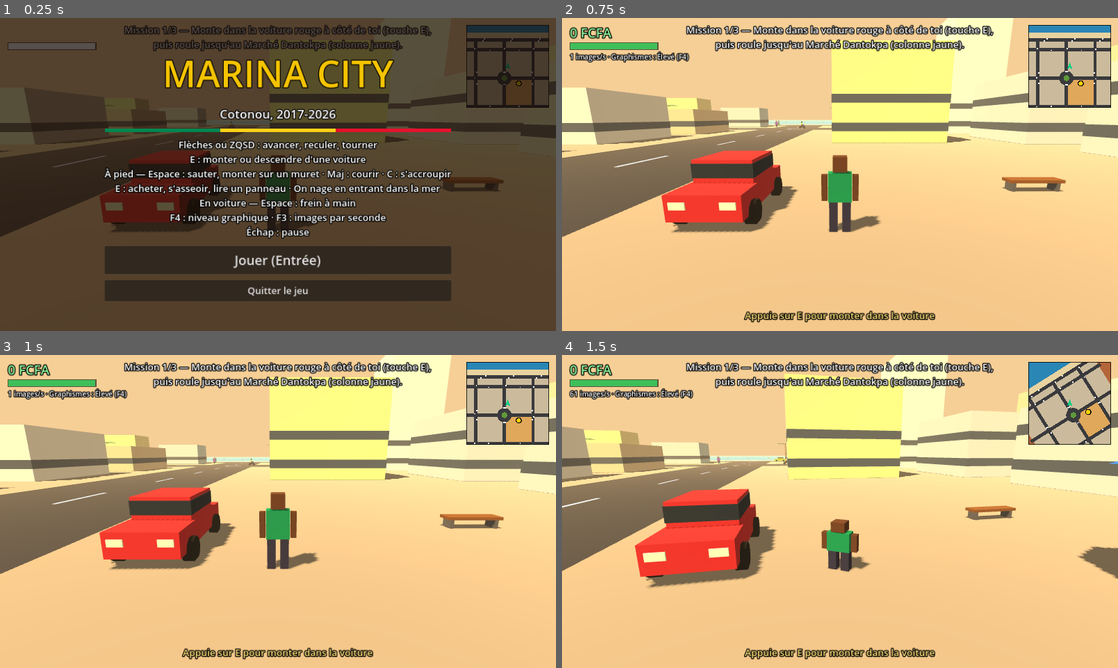
Above: before the commit, frames 1-4 (two rows, left to right).
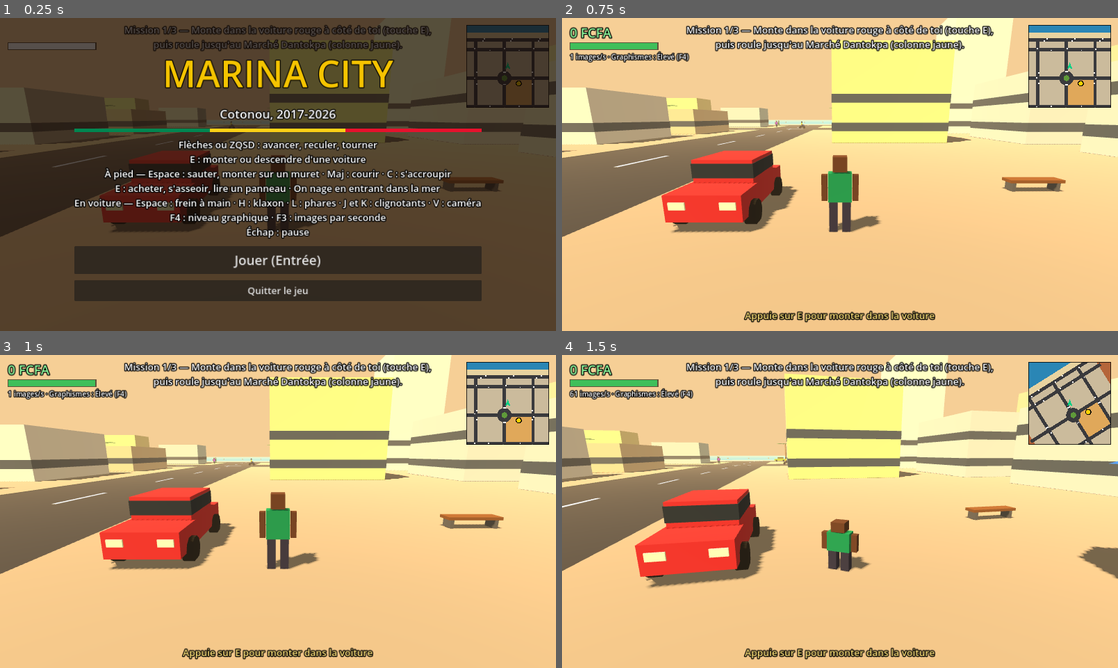
Above: after the commit, the same moments.

Repository: Yard24/Cotonou-city
Game: Godot game, scene res://main.tscn
The game is run twice, just before and just after one commit, with the same random seed, the same clock (stepped at 60 frames per second) and the same inputs.
Inputs:
- Up to frame 1 (0.25 s): no input
- Up to frame 2 (0.75 s): click "Jouer (Entrée)" at 0.5 s
- Up to frame 3 (1 s): no input
- Up to frame 4 (1.5 s): tap Enter (ui_accept) at 1.25 s; hold D (right) from 1.28 s (still down); hold C (crouch) from 1.28 s (still down)

The runs differ from the first frame. In frame 1, 3.3% of the frame differs, in the area x 13-87%, y 35-91%; in frame 2, nothing differs; in frame 3, nothing differs; in frame 4, nothing differs.

Commit message:
Phares, clignotants, klaxon, caméras de conduite ; santé du conducteur dans les chocs ; soins après évanouissement
Co-Authored-By: Claude Fable 5.2 <noreply@anthropic.com>
Claude-Session: https://claude.ai/code/session_015ZX5cPyHwNffcXzy9P4RRD

Diff:
--- a/scripts/car.gd
+++ b/scripts/car.gd
@@ -27,6 +27,7 @@
 var prev_heading := 0.0
 # dégâts visibles : 0 = neuf, 100 = épave roulante (jamais d'explosion, décision 57)
 const DEGATS_SEUILS := [25.0, 50.0, 80.0]
+const CHOC_SANS_MAL := 10.0   # m/s perdus d'un coup sans blessure pour le conducteur
 var damage := 0.0
 var dmg_stage := 0
 var hit_front := false
@@ -38,6 +39,9 @@
 var smoke: CPUParticles3D
 var smoke_mat: StandardMaterial3D
 var main_ref
+var fx = preload("res://scripts/car_fx.gd").new()   # feux, clignotants, klaxon
+var acc_long := 0.0   # accélération mesurée (m/s²), < 0 quand on freine
+var yaw_rate := 0.0   # vitesse de rotation (rad/s), > 0 vers la gauche
 var col := Color.WHITE
 
 func setup(main, color: Color, taxi: bool, is_moto: bool) -> void:
@@ -74,6 +78,7 @@
 			lights_r.append(main.box(Vector3(0.42, 0.18, 0.06), Color("aa0000"), Vector3(sx, 0.84, -2.21), body))
 		for p in [Vector3(-1, 0.38, 1.4), Vector3(1, 0.38, 1.4), Vector3(-1, 0.38, -1.4), Vector3(1, 0.38, -1.4)]:
 			wheels.append(_wheel(main, p, 0.38, 0.3))
+	fx.setup(self, main)
 
 func _wheel(main, pos: Vector3, r: float, w: float) -> Node3D:
 	var pivot := Node3D.new()
@@ -117,7 +122,7 @@
 	heading = q.z
 	rotation.y = heading
 
-func ai_step(delta: float, blocked: bool) -> void:
+func ai_step(delta: float, blocked: bool, by_player := false) -> void:
 	var tgt := 0.0 if blocked else vmax
 	speed += (tgt - speed) * min(1.0, delta * (7.0 if blocked else 1.4))
 	dist += speed * delta
@@ -127,6 +132,7 @@
 	rotation.y = heading
 	_spin(delta)
 	_susp(delta)
+	fx.ai(delta, blocked, by_player)
 
 func drive(delta: float) -> void:
 	var brake := Input.is_action_pressed("brake")
@@ -171,10 +177,16 @@
 	global_position.y = 0
 	_spin(delta)
 	_susp(delta)
+	fx.braking = brake or (speed > 0.5 and Input.is_action_pressed("down")) or (speed < -0.5 and Input.is_action_pressed("up"))
+	if Input.is_action_pressed("horn"):
+		fx.honk(0.12)
+	fx.step(delta)
 
 func idle(delta: float) -> void:
 	speed = move_toward(speed, 0.0, 12.0 * delta)
 	_susp(delta)
+	fx.braking = false
+	fx.step(delta)
 
 func _spin(delta: float) -> void:
 	for w in wheels:
@@ -191,6 +203,8 @@
 	var yaw: float = angle_difference(prev_heading, heading) / dt
 	prev_speed = speed
 	prev_heading = heading
+	acc_long = acc
+	yaw_rate = yaw
 	if moto:
 		return   # l'inclinaison de la moto sera faite avec la conduite moto
 	var lat: float = clamp(speed * yaw, -25.0, 25.0)
@@ -226,6 +240,9 @@
 	else:
 		hit_rear = true
 	bounce_v -= min(impact, 20.0) * 0.03
+	# le conducteur encaisse les gros chocs : rien sous 36 km/h perdus, puis 2 points par m/s
+	if main_ref.cur_car == self and impact > CHOC_SANS_MAL:
+		main_ref.crash_hurt((impact - CHOC_SANS_MAL) * 2.0)
 	_show_damage()
 
 func repair() -> void:
--- /dev/null
+++ b/scripts/car_fx.gd
@@ -0,0 +1,176 @@
+extends RefCounted
+# Feux, clignotants et klaxon d'un véhicule (un objet par véhicule).
+# Côté gauche du véhicule = +X local (l'avant est +Z).
+
+const BLINK_HZ := 1.5       # battements par seconde
+const BLINK_STOP := 1.2     # le clignotant s'éteint seul après 70° de virage environ
+const HORN_RANGE := 14.0    # les passants sursautent dans ce rayon
+static var lum := {}
+static var horn_stream: AudioStreamWAV
+
+var car
+var m
+var lights_on := false
+var blink := 0              # 1 gauche, -1 droite, 0 éteint
+var blink_t := 0.0
+var blink_h0 := 0.0
+var blink_lit := false
+var braking := false
+var brake_shown := false
+var ind := {1: [], -1: []}
+var spot: SpotLight3D
+var horn_on := false
+var horn_t := 0.0
+var horn_cool := 0.0
+var honks := 0
+var blocked_t := 0.0
+var ai_blink_t := 0.0
+var horn_player: AudioStreamPlayer3D
+
+# Matière lumineuse (non éclairée) partagée entre tous les véhicules.
+static func lum_mat(c: Color) -> StandardMaterial3D:
+	var k := c.to_html()
+	if not lum.has(k):
+		var mt := StandardMaterial3D.new()
+		mt.albedo_color = c
+		mt.shading_mode = BaseMaterial3D.SHADING_MODE_UNSHADED
+		lum[k] = mt
+	return lum[k]
+
+func setup(c, main) -> void:
+	car = c
+	m = main
+	if car.moto:
+		return
+	for side in [1, -1]:
+		for z in [2.21, -2.21]:
+			var b = m.box(Vector3(0.16, 0.2, 0.07), Color("ff9a00"), Vector3(side * 0.92, 0.83, z), car.body)
+			b.material_override = lum_mat(Color("ffa200"))
+			b.visible = false
+			ind[side].append(b)
+
+# ---------------- phares ----------------
+func toggle_lights() -> void:
+	set_lights(not lights_on)
+
+func set_lights(on: bool) -> void:
+	lights_on = on
+	if car.moto:
+		return
+	for l in car.lights_f:
+		l.material_override = lum_mat(Color("fffbe0")) if on else m.mat(Color("fff6c0"))
+	_spot()
+
+# Un vrai faisceau seulement pour la voiture du joueur (une lumière coûte cher au niveau Bas).
+func _spot() -> void:
+	var want: bool = lights_on and m.cur_car == car and not car.moto and (car.lights_f[0].visible or car.lights_f[1].visible)
+	if want and spot == null:
+		spot = SpotLight3D.new()
+		spot.position = Vector3(0, 0.95, 2.3)
+		spot.rotation = Vector3(-0.12, PI, 0)
+		spot.spot_range = 32.0
+		spot.spot_angle = 38.0
+		spot.light_energy = 2.2
+		spot.light_color = Color("fff3c8")
+		spot.shadow_enabled = false
+		car.body.add_child(spot)
+	if spot != null:
+		spot.visible = want
+
+# ---------------- clignotants ----------------
+# Même touche une seconde fois : on éteint. L'autre touche : on change de côté.
+func set_blink(side: int) -> void:
+	blink = 0 if side == blink else side
+	blink_t = 0.0
+	blink_h0 = car.heading
+	_show_blink()
+
+func _show_blink() -> void:
+	blink_lit = blink != 0 and fmod(blink_t * BLINK_HZ, 1.0) < 0.5
+	for side in ind:
+		for b in ind[side]:
+			b.visible = blink_lit and side == blink
+
+# ---------------- klaxon ----------------
+func honk(secs: float) -> void:
+	if not horn_on:
+		honks += 1
+		if horn_player == null:
+			horn_player = AudioStreamPlayer3D.new()
+			horn_player.stream = _horn()
+			horn_player.unit_size = 14.0
+			horn_player.max_distance = 90.0
+			horn_player.pitch_scale = 1.25 if car.moto else 1.0
+			car.add_child(horn_player)
+		horn_player.play()
+	horn_on = true
+	horn_t = max(horn_t, secs)
+
+# Son fabriqué par le code : deux notes mêlées, comme un klaxon de voiture.
+static func _horn() -> AudioStreamWAV:
+	if horn_stream == null:
+		var rate := 22050
+		var n := 2205   # 0,1 s : 42 et 53 périodes entières, la boucle ne claque pas
+		var data := PackedByteArray()
+		data.resize(n * 2)
+		for i in n:
+			var t := float(i) / rate
+			var v := 0.0
+			for f in [420.0, 530.0]:
+				v += sin(TAU * f * t) + 0.5 * sin(TAU * 2.0 * f * t) + 0.3 * sin(TAU * 3.0 * f * t)
+			data.encode_s16(i * 2, int(clamp(v * 0.2, -1.0, 1.0) * 32000.0))
+		horn_stream = AudioStreamWAV.new()
+		horn_stream.format = AudioStreamWAV.FORMAT_16_BITS
+		horn_stream.mix_rate = rate
+		horn_stream.stereo = false
+		horn_stream.data = data
+		horn_stream.loop_mode = AudioStreamWAV.LOOP_FORWARD
+		horn_stream.loop_begin = 0
+		horn_stream.loop_end = n
+	return horn_stream
+
+# ---------------- à chaque image ----------------
+func step(delta: float) -> void:
+	if horn_on:
+		horn_t -= delta
+		if horn_t <= 0.0:
+			horn_on = false
+			horn_player.stop()
+	horn_cool = max(0.0, horn_cool - delta)
+	if car.moto:
+		return
+	if blink != 0:
+		blink_t += delta
+		if angle_difference(blink_h0, car.heading) * blink > BLINK_STOP:
+			blink = 0
+		_show_blink()
+	if braking != brake_shown:
+		brake_shown = braking
+		for l in car.lights_r:
+			l.material_override = lum_mat(Color("ff2a1a")) if braking else m.mat(Color("aa0000"))
+	if spot != null and spot.visible and m.cur_car != car:
+		spot.visible = false
+
+# Circulation : feux stop quand elle freine, clignotant quand elle tourne,
+# et un coup de klaxon de temps en temps si le joueur la bloque (rare, décision 59).
+func ai(delta: float, blocked: bool, by_player: bool) -> void:
+	braking = blocked or car.acc_long < -1.5
+	if not car.moto:
+		var side := 0
+		if abs(car.yaw_rate) > 0.3 and car.speed > 1.0:
+			side = 1 if car.yaw_rate > 0.0 else -1
+			ai_blink_t = 0.7
+		elif ai_blink_t > 0.0:
+			ai_blink_t -= delta
+			side = blink
+		if side != blink:
+			blink = side
+			blink_t = 0.0
+			blink_h0 = car.heading - side * 10.0   # pas d'arrêt automatique
+		elif blink != 0:
+			blink_h0 = car.heading
+	blocked_t = blocked_t + delta if by_player else 0.0
+	if blocked_t > 3.0 and horn_cool <= 0.0:
+		honk(0.45)
+		horn_cool = 14.0
+	step(delta)
--- a/scripts/hud.gd
+++ b/scripts/hud.gd
@@ -93,7 +93,7 @@
 	vb.add_child(flag)
 	var help: Label = m.label(22, Color.WHITE)
 	help.horizontal_alignment = HORIZONTAL_ALIGNMENT_CENTER
-	help.text = "Flèches ou ZQSD : avancer, reculer, tourner\nE …(186 unchanged characters)…  mer\nEn voiture — Espace : frein à main\nF4 : niveau graphique · F3 : images par seconde\nÉchap : pause"
+	help.text = "Flèches ou ZQSD : avancer, reculer, tourner\nE …(186 unchanged characters)…  mer\nEn voiture — Espace : frein à main · H : klaxon · L : phares · J et K : clignotants · V : caméra\nF4 : niveau graphique · F3 : images par seconde\nÉchap : pause"
 	vb.add_child(help)
 	m.menu_play = Button.new()
 	m.menu_play.add_theme_font_size_override("font_size", 30)
--- a/scripts/main.gd
+++ b/scripts/main.gd
@@ -61,6 +61,11 @@
 var hp_fill: ColorRect
 var info_text := ""
 var info_t := 0.0
+# caméra de conduite : trois distances puis vue intérieure (touche V)
+const CAMS := [[8.0, 3.4, "proche"], [11.0, 4.6, "normale"], [15.0, 6.2, "lointaine"], [0.0, 0.0, "intérieure"]]
+const SOINS_PART := 0.1     # un évanouissement coûte 10 % de l'argent en soins…
+const SOINS_MAX := 2000     # … sans dépasser 2 000 FCFA
+var cam_mode := 1
 
 var missions := [
 	{"t": "Mission 1/3 — Monte dans la voiture rouge à côté de toi (touche E), puis roule jusqu'au Marché Dantokpa (colonne jaune).", "x": 60.0, "z": 22.0, "car": true, "r": 5000, "ok": "Arrivé au marché"},
@@ -187,7 +192,8 @@
 
 func _inputs() -> void:
 	var m := {"up": [KEY_W, KEY_UP], "down": [KEY_S, KEY_DOWN], "left": [KEY_A, KEY_LEFT], "right": [KEY_D, KEY_RIGHT],
-		"brake": [KEY_SPACE], "jump": [KEY_SPACE], "crouch": [KEY_C, KEY_CTRL], "run": [KEY_SHIFT], "enter": [KEY_E], "quit": [KEY_ESCAPE], "fps": [KEY_F3], "quality": [KEY_F4]}
+		"brake": [KEY_SPACE], "jump": [KEY_SPACE], "crouch": [KEY_C, KEY_CTRL], "run": [KEY_SHIFT], "enter": [KEY_E], "quit": [KEY_ESCAPE], "fps": [KEY_F3], "quality": [KEY_F4],
+		"horn": [KEY_H], "lights": [KEY_L], "blink_l": [KEY_J], "blink_r": [KEY_K], "cam": [KEY_V]}
 	for a in m:
 		if not InputMap.has_action(a):
 			InputMap.add_action(a)
@@ -354,7 +360,7 @@
 		var n := Node3D.new()
 		add_child(n)
 		var parts := make_human(n, Color(pick(SHIRTS)), Color(pick(["2b2b40", "5a4632", "1d5e3a", "222222"])), Color(pick(["5a3622", "4a2b1a", "6b4228"])))
-		npcs.append({"n": n, "p": parts, "a": a, "c": c, "len": (c - a).length(), "t": rng.randf() * (c - a).length(), "dir": 1.0 if rng.randf() < 0.5 else -1.0, "v": rr(1.2, 2.0), "ph": rng.randf() * 6.0})
+		npcs.append({"n": n, "p": parts, "a": a, "c": c, "len": (c - a).length(), "t": rng.randf() * (c - a).length(), "dir": 1.0 if rng.randf() < 0.5 else -1.0, "v": rr(1.2, 2.0), "ph": rng.randf() * 6.0, "scare": 0.0})
 	marker = Node3D.new()
 	add_child(marker)
 	var bm := cyl(3, 3, 40, Color.WHITE, Vector3(0, 20, 0), marker, 16)
@@ -395,7 +401,25 @@
 func respawn() -> void:
 	player.teleport(SPAWN, PI)
 	player.health = player.SANTE_MAX
-	_banner("Tu reprends tes esprits\nplace de l'Amazone")
+	var frais: int = min(SOINS_MAX, int(money * SOINS_PART))
+	money -= frais
+	_banner("Tu reprends tes esprits\nplace de l'Amazone" + ("\nSoins : -%d FCFA" % frais if frais > 0 else ""))
+
+# Choc en voiture : le conducteur perd de la santé ; évanoui, il est sorti du véhicule.
+func crash_hurt(amount: float) -> void:
+	player.hurt(amount)
+	if player.ko_t > 0.0 and cur_car:
+		cur_car.speed = 0.0
+		toggle_car()
+
+# Coup de klaxon : les passants proches sursautent et pressent le pas quelques secondes.
+func startle(pos: Vector3, radius: float) -> int:
+	var n := 0
+	for p in npcs:
+		if p.n.position.distance_to(pos) < radius:
+			p.scare = 2.5
+			n += 1
+	return n
 
 # Touche E : descendre de voiture, sinon l'objet ou la voiture le plus proche.
 func press_e() -> void:
@@ -480,6 +504,9 @@
 		cars.append(c)
 		_banner("Voiture empruntée !")
 	cur_car = c
+	c.fx.blink = 0
+	c.fx._show_blink()
+	c.fx._spot()
 	player.reset_pose()
 	player.visible = false
 	player.shape.disabled = true
@@ -512,6 +539,17 @@
 	if Input.is_action_just_pressed("fps"):
 		l_fps.visible = not l_fps.visible
 	if cur_car:
+		if Input.is_action_just_pressed("lights"):
+			cur_car.fx.toggle_lights()
+		if Input.is_action_just_pressed("blink_l"):
+			cur_car.fx.set_blink(1)
+		if Input.is_action_just_pressed("blink_r"):
+			cur_car.fx.set_blink(-1)
+		if Input.is_action_just_pressed("horn"):
+			startle(cur_car.global_position, cur_car.fx.HORN_RANGE)
+		if Input.is_action_just_pressed("cam"):
+			cam_mode = (cam_mode + 1) % CAMS.size()
+			say("Caméra %s (V pour changer)" % CAMS[cam_mode][2], 2.0)
 		cur_car.drive(delta)
 	else:
 		player.walk(self, delta)
@@ -522,6 +560,7 @@
 	for a in traffic:
 		var f := Vector3(sin(a.heading), 0, cos(a.heading))
 		var blocked := false
+		var by_player := false
 		for o in traffic + cars:
 			if o == a:
 				continue
@@ -529,14 +568,20 @@
 			var d := dv.length()
 			if d < 8.5 and d > 0.1 and dv.dot(f) / d > 0.72:
 				blocked = true
+				by_player = o == cur_car
 				break
 		if not blocked and not cur_car:
 			var dv2: Vector3 = pp - a.global_position
 			var d2: float = dv2.length()
 			blocked = d2 < 8.5 and d2 > 0.1 and dv2.dot(f) / d2 > 0.72
-		a.ai_step(delta, blocked)
+			by_player = blocked
+		a.ai_step(delta, blocked, by_player)
 	for n in npcs:
-		n.t += n.dir * n.v * delta
+		var hurry := 1.0
+		if n.scare > 0.0:
+			n.scare -= delta
+			hurry = 2.2
+		n.t += n.dir * n.v * hurry * delta
 		if n.t > n.len:
 			n.t = n.len
 			n.dir = -1.0
@@ -546,7 +591,7 @@
 		var p: Vector2 = n.a.lerp(n.c, n.t / n.len)
 		n.n.position = Vector3(p.x, 0.08, p.y)
 		n.n.rotation.y = atan2((n.c.x - n.a.x) * n.dir, (n.c.y - n.a.y) * n.dir)
-		n.ph += delta * n.v * 3.0
+		n.ph += delta * n.v * hurry * 3.0
 		anim_human(n.p, n.ph, 0.6)
 	_mission(pp)
 	_camera(delta, false)
@@ -569,8 +614,15 @@
 func _camera(delta: float, instant: bool) -> void:
 	var o: Vector3 = cur_car.global_position if cur_car else player.global_position
 	var h: float = cur_car.heading if cur_car else player.heading
-	var dist := 11.0 if cur_car else 6.5
-	var hh := 4.6 if cur_car else 3.0
+	if cur_car and cam_mode == 3:
+		# vue intérieure : à la place du conducteur, regard vers l'avant, sans retard
+		var fw := Vector3(sin(h), 0, cos(h))
+		cam.position = o + Vector3(0, 1.35, 0) + fw * 0.2
+		cam_target = o + Vector3(0, 1.2, 0) + fw * 20.0
+		cam.look_at(cam_target, Vector3.UP)
+		return
+	var dist: float = CAMS[cam_mode][0] if cur_car else 6.5
+	var hh: float = CAMS[cam_mode][1] if cur_car else 3.0
 	# la caméra suit aussi la hauteur du héros (saut, objets sur lesquels il monte)
 	var want := Vector3(o.x - sin(h) * dist, o.y + hh, o.z - cos(h) * dist)
 	var tgt := o + Vector3(0, 1.6, 0)
--- a/scripts/selftest_voiture.gd
+++ b/scripts/selftest_voiture.gd
@@ -1,6 +1,6 @@
 extends RefCounted
 # Test automatique de la conduite voiture : direction, frein à main, marche arrière,
-# suspension, collisions, dégâts visibles. Appelé par selftest.gd, tout dans la même image.
+# suspension, collisions, dégâts visibles, santé du conducteur, feux, klaxon, caméra. Appelé par selftest.gd, tout dans la même image.
 # Terrain d'essai : la plage (plate, fermée à la circulation), voiture tournée vers l'est.
 
 const DT := 1.0 / 60.0
@@ -17,7 +17,7 @@
 func run(m) -> String:
 	var c = m.cars[1]
 	var b = m.cars[2]
-	for t in [_direction, _frein_a_main, _marche_arriere, _suspension, _collisions, _degats]:
+	for t in [_direction, _frein_a_main, _marche_arriere, _suspension, _collisions, _degats, _sante, _feux, _klaxon, _camera]:
 		_release()
 		c.repair()
 		b.repair()
@@ -241,7 +241,10 @@
 	m.info_t = 0.0
 	for i in 6:
 		c.hit(30.0, true)
+	# (ces chocs assomment aussi le conducteur : on le remet sur pied, sa santé est testée plus loin)
 	m.cur_car = null
+	m.player.ko_t = 0.0
+	m.player.health = 100.0
 	if c.damage != 100.0 or c.dmg_stage != 3 or c.smoke_mat.albedo_color.r > 0.3 or m.info_t <= 0.0:
 		err = "dégâts : stade 3 non atteint (dégâts %.0f)" % c.damage
 		return
@@ -258,3 +261,202 @@
 		err = "dégâts : la réparation ne remet pas à neuf"
 		return
 	print("dégâts : mur à 70 km/h environ = %.0f (capot plié, un phare) ; puis %.0f (coffre, fumée claire) ; à 100 fumée noire et %.0f km/h au plus ; %d pièces de tôle retirées à la réparation" % [d1, d2, vmax * 3.6, n])
+
+func _sante(m, c, _b) -> void:
+	var pl = m.player
+	pl.health = 100.0
+	m.cur_car = c
+	pl.visible = false
+	# choc moyen (moins de 36 km/h perdus) : la voiture est abîmée, pas le conducteur
+	c.hit(9.0, true)
+	if pl.health != 100.0 or c.damage <= 0.0:
+		err = "santé au volant : un choc moyen blesse le conducteur (%.0f)" % pl.health
+		return
+	# gros choc : 72 km/h perdus d'un coup = 20 points ; pleine vitesse = 48 points
+	c.hit(20.0, true)
+	var h1: float = pl.health
+	c.hit(34.0, true)
+	if abs(h1 - 80.0) > 0.01 or abs(pl.health - 32.0) > 0.01 or m.cur_car != c:
+		err = "santé au volant : %.0f puis %.0f (attendu 80 puis 32)" % [h1, pl.health]
+		return
+	# le choc de trop : évanoui, sorti de la voiture, qui s'arrête
+	c.speed = 20.0
+	c.hit(34.0, true)
+	if pl.ko_t <= 0.0 or m.cur_car != null or not pl.visible or c.speed != 0.0:
+		err = "santé au volant : pas d'évanouissement à zéro"
+		return
+	# réveil : les soins coûtent 10 % de l'argent, 2 000 FCFA au plus, rien si on n'a rien
+	var paye := []
+	for somme in [0, 5000, 80000]:
+		m.money = somme
+		m.respawn()
+		paye.append(somme - m.money)
+	pl.ko_t = 0.0
+	m.money = 400
+	if paye != [0, 500, 2000] or pl.health != 100.0:
+		err = "soins : %s FCFA payés (attendu 0, 500, 2000)" % str(paye)
+		return
+	print("santé au volant : choc moyen sans mal, 72 km/h = -20, pleine vitesse = -48, évanoui à zéro et sorti de la voiture ; soins 0, 500 et 2 000 FCFA")
+
+func _feux(m, c, _b) -> void:
+	var fx = c.fx
+	if fx.ind[1].size() != 2 or fx.ind[-1].size() != 2 or fx.ind[1][0].position.x < 0.0 or fx.lights_on:
+		err = "feux : clignotants absents ou phares allumés au départ"
+		return
+	# phares : les optiques s'allument, le faisceau n'existe que pour la voiture du joueur
+	fx.toggle_lights()
+	if not fx.lights_on or fx.spot != null or c.lights_f[0].material_override.shading_mode != BaseMaterial3D.SHADING_MODE_UNSHADED:
+		err = "feux : phares d'une voiture vide mal allumés"
+		return
+	m.cur_car = c
+	fx.set_lights(true)
+	if fx.spot == null or not fx.spot.visible:
+		err = "feux : pas de faisceau pour la voiture du joueur"
+		return
+	fx.toggle_lights()
+	if fx.lights_on or fx.spot.visible or c.lights_f[0].material_override != m.mat(Color("fff6c0")):
+		err = "feux : les phares ne s'éteignent pas"
+		return
+	# feux stop : frein, frein à main, pas en roue libre ni en accélérant
+	var stop := []
+	for keys in [["down"], ["brake"], [], ["up"]]:
+		_put(c, 0, -178, EST, 15.0)
+		_run(c, 0.1, keys)
+		stop.append(fx.brake_shown)
+	if stop != [true, true, false, false]:
+		err = "feux stop : %s" % str(stop)
+		return
+	# clignotant gauche : il bat, à gauche seulement, et s'arrête seul après le virage
+	_put(c, 0, -178, EST, 0.0)
+	fx.set_blink(1)
+	var vu := [0, 0]
+	for i in 80:
+		c.drive(DT)
+		vu[0 if fx.ind[1][0].visible else 1] += 1
+		if fx.ind[-1][0].visible or fx.ind[1][0].visible != fx.ind[1][1].visible:
+			err = "clignotants : mauvais côté allumé"
+			return
+	if vu[0] < 30 or vu[1] < 30:
+		err = "clignotants : pas de battement (%s)" % str(vu)
+		return
+	_put(c, 0, -178, EST, 10.0)
+	fx.blink_h0 = EST
+	_run(c, 1.2, ["left"])
+	if fx.blink != 0 or fx.ind[1][0].visible:
+		err = "clignotants : pas d'arrêt automatique après le virage"
+		return
+	# même touche deux fois : éteint ; autre touche : change de côté
+	fx.set_blink(-1)
+	fx.set_blink(1)
+	var b1: int = fx.blink
+	fx.set_blink(1)
+	if b1 != 1 or fx.blink != 0:
+		err = "clignotants : bascule incorrecte"
+		return
+	m.cur_car = null
+	# circulation : feux stop quand elle est bloquée, clignotant quand elle tourne
+	var a = null
+	for t in m.traffic:
+		if not t.moto:
+			a = t
+			break
+	var d0: float = a.dist
+	var v0: float = a.speed
+	var tourne := false
+	var stop_ai := false
+	for i in 1500:
+		a.ai_step(DT, false)
+		tourne = tourne or a.fx.blink != 0
+		stop_ai = stop_ai or a.fx.brake_shown
+	for i in 30:
+		a.ai_step(DT, true)
+	if not tourne or stop_ai or not a.fx.brake_shown:
+		err = "circulation : clignotant %s, feux stop à tort %s, feux stop bloquée %s" % [tourne, stop_ai, a.fx.brake_shown]
+		return
+	a.dist = d0
+	a.speed = v0
+	a.place_on_path()
+	print("feux : phares et faisceau, feux stop au frein et au frein à main, clignotant qui bat %d images sur 80 et s'arrête après le virage ; circulation : clignotant en virage, feux stop à l'arrêt" % vu[0])
+
+func _klaxon(m, c, _b) -> void:
+	var fx = c.fx
+	# un appui bref : le son démarre, puis s'arrête seul
+	_put(c, 0, -178, EST, 0.0)
+	_run(c, 0.2, ["horn"])
+	if not fx.horn_on or fx.honks != 1 or fx.horn_player == null or fx.horn_player.stream.data.size() != 4410:
+		err = "klaxon : il ne sonne pas"
+		return
+	_run(c, 0.3)
+	if fx.horn_on:
+		err = "klaxon : il ne s'arrête pas quand on relâche"
+		return
+	# les passants proches sursautent, pas les autres
+	var p = m.npcs[0]
+	var pres: int = m.startle(p.n.position, fx.HORN_RANGE)
+	var loin: int = m.startle(Vector3(0, 0, -240), fx.HORN_RANGE)
+	if pres < 1 or loin != 0 or p.scare <= 0.0:
+		err = "klaxon : passants %d près, %d loin" % [pres, loin]
+		return
+	# circulation : bloquée par le joueur, elle klaxonne une fois après 3 s, puis patiente (décision 59)
+	var a = m.traffic[0]
+	var d0: float = a.dist
+	var n0: int = a.fx.honks
+	for i in 170:
+		a.ai_step(DT, true, true)
+	var tot: int = a.fx.honks - n0
+	for i in 600:
+		a.ai_step(DT, true, true)
+	var tard: int = a.fx.honks - n0
+	# bloquée par autre chose que le joueur : silence
+	var b = m.traffic[1]
+	var n1: int = b.fx.honks
+	var d1: float = b.dist
+	for i in 600:
+		b.ai_step(DT, true, false)
+	if tot != 0 or tard != 1 or b.fx.honks != n1:
+		err = "klaxon de la circulation : %d avant 3 s, %d en 13 s, %d sans le joueur" % [tot, tard, b.fx.honks - n1]
+		return
+	a.dist = d0
+	b.dist = d1
+	print("klaxon : sonne tant qu'on appuie, %d passant(s) sursaute(nt) ; circulation : un seul coup en 13 s quand le joueur bloque, aucun sinon" % pres)
+
+func _camera(m, c, _b) -> void:
+	_put(c, 0, -178, EST, 0.0)
+	m.cur_car = c
+	var fwd := Vector3(1, 0, 0)
+	var ds := []
+	for mode in 3:
+		m.cam_mode = mode
+		m._camera(0.0, true)
+		var rel: Vector3 = m.cam.global_position - c.global_position
+		var back: float = -rel.dot(fwd)
+		var vise: float = (-m.cam.global_transform.basis.z).angle_to(c.global_position + Vector3(0, 1.6, 0) - m.cam.global_position)
+		if abs(back - m.CAMS[mode][0]) > 0.01 or abs(rel.y - m.CAMS[mode][1]) > 0.01 or abs(rel.z) > 0.01 or vise > 0.01:
+			err = "caméra de conduite : mode %d, %.1f m derrière, %.1f m de haut" % [mode, back, rel.y]
+			return
+		ds.append(back)
+	if not (ds[0] < ds[1] and ds[1] < ds[2]):
+		err = "caméra de conduite : les trois distances ne sont pas croissantes"
+		return
+	# vue intérieure : dans la voiture, à hauteur d'yeux, regard droit devant
+	m.cam_mode = 3
+	m._camera(0.0, true)
+	var r: Vector3 = m.cam.global_position - c.global_position
+	if Vector2(r.x, r.z).length() > 0.5 or r.y < 1.1 or r.y > 1.6 or (-m.cam.global_transform.basis.z).dot(fwd) < 0.99:
+		err = "caméra de conduite : vue intérieure mal placée"
+		return
+	# elle suit la voiture qui tourne, sans retard
+	_put(c, 0, -178, EST + 1.0, 0.0)
+	m._camera(DT, false)
+	if (-m.cam.global_transform.basis.z).dot(Vector3(sin(EST + 1.0), 0, cos(EST + 1.0))) < 0.99:
+		err = "caméra de conduite : la vue intérieure ne suit pas la voiture"
+		return
+	# à pied, la caméra ne dépend pas du mode choisi en voiture
+	m.cur_car = null
+	m._camera(0.0, true)
+	var dp: float = Vector2(m.cam.global_position.x - m.player.global_position.x, m.cam.global_position.z - m.player.global_position.z).length()
+	m.cam_mode = 1
+	if abs(dp - 6.5) > 0.01:
+		err = "caméra : à pied elle n'est plus à 6,5 m (%.1f)" % dp
+		return
+	print("caméra de conduite : %.0f, %.0f et %.0f m derrière la voiture, vue intérieure à %.2f m de haut, 6,5 m à pied" % [ds[0], ds[1], ds[2], r.y])
Not shown, changed: plan/taches.csv
Not shown, changed: docs/decisions.md
Not shown, changed: docs/systemes/conduite_voiture.md
Not shown, changed: docs/systemes/joueur_a_pied.md
Not shown, added: plan/journal/2026-11-16-03h08.md
